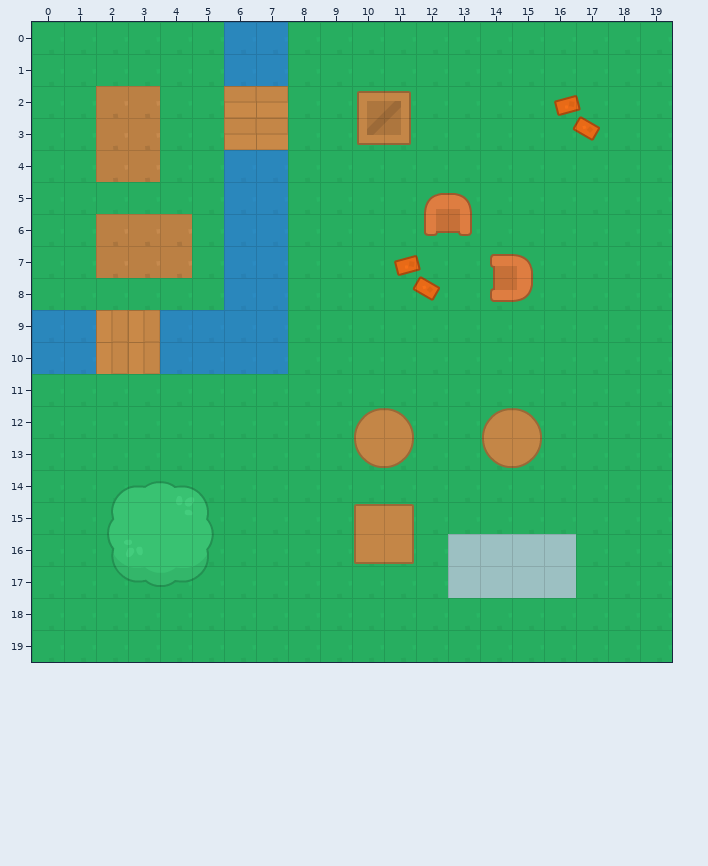
Two states of a Tiled map, resources/locations/tilemaps/summer_island/tilemap.tmx. Above is the file before it was changed.
Cells are 32x32 px. Shown: x 0..19, y 0..19.
The same view after the edit:
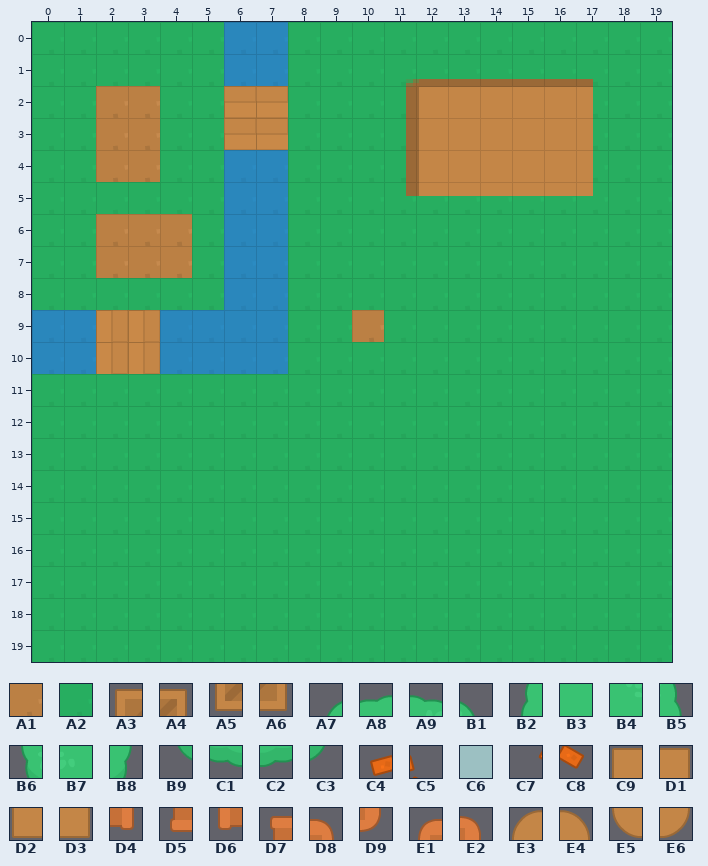
Key: from "tilesheet_complete": A1 8, A2 32, A3 472, A4 473, A5 526, A6 527, A7 684, A8 685, A9 686, B1 687, B2 738, B3 739, B4 740, B5 741, B6 792, B7 793, B8 795, B9 846, C1 847, C2 848, C3 849, C4 1116, C5 1117, C6 1149, C7 1170, C8 1171, C9 1774, D1 1775, D2 1828, D3 1829, D4 1872 turned 180, D5 1872 turned 270, D6 1873 turned 180, D7 1873 turned 270, D8 1926 turned 180, D9 1926 turned 270, E1 1927 turned 180, E2 1927 turned 270, E3 1982, E4 1983, E5 2036, E6 2037.
__ is an empty cell, .. an unchanged one.
Objects are placed by their top-left corner, in cells (3,4 is the top-left corner of cell 3,4); size is 1x1 cell unless given.
Author's note on the commit: feat: roof visibility changing depending on player position
The exact change:
--- layer "ground"
@@ x 10..10 @@
- 9 A2
+ 9 A1
--- layer "objects" (removed)
@@ x 10..17 @@
- 2 A3 A4 .. .. .. .. C4 C5
- 3 A5 A6 .. .. .. .. C7 C8
+ 2 __ __ .. .. .. .. __ __
+ 3 __ __ .. .. .. .. __ __
@@ x 11..15 @@
- 5 .. E1 D8 .. ..
- 6 .. D6 D4 .. ..
- 7 C4 C5 .. D7 E2
- 8 C7 C8 .. D5 D9
+ 5 .. __ __ .. ..
+ 6 .. __ __ .. ..
+ 7 __ __ .. __ __
+ 8 __ __ .. __ __
@@ x 2..16 @@
-14 A7 A8 A9 B1 .. .. .. .. .. .. .. .. .. .. ..
-15 B2 B3 B4 B5 .. .. .. .. .. .. .. .. .. .. ..
-16 B6 B7 B3 B8 .. .. .. .. .. .. .. C6 C6 C6 C6
-17 B9 C1 C2 C3 .. .. .. .. .. .. .. C6 C6 C6 C6
+14 __ __ __ __ .. .. .. .. .. .. .. .. .. .. ..
+15 __ __ __ __ .. .. .. .. .. .. .. .. .. .. ..
+16 __ __ __ __ .. .. .. .. .. .. .. __ __ __ __
+17 __ __ __ __ .. .. .. .. .. .. .. __ __ __ __
--- layer "roofs" (removed)
@@ x 10..15 @@
-12 E3 E4 .. .. E3 E4
-13 E5 E6 .. .. E5 E6
+12 __ __ .. .. __ __
+13 __ __ .. .. __ __
@@ x 10..11 @@
-15 C9 D1
-16 D2 D3
+15 __ __
+16 __ __
--- layer "roofs" (added)
+C9 at 11.3,1.5 size 6.2x3.9
Where, in picture pixels (left, top, right, bottom), the same in both pictures:
changed: (352, 79, 600, 342)
removed: (354, 408, 414, 468)
removed: (482, 408, 542, 468)
removed: (107, 481, 214, 587)
removed: (354, 504, 414, 564)
removed: (448, 534, 576, 598)
